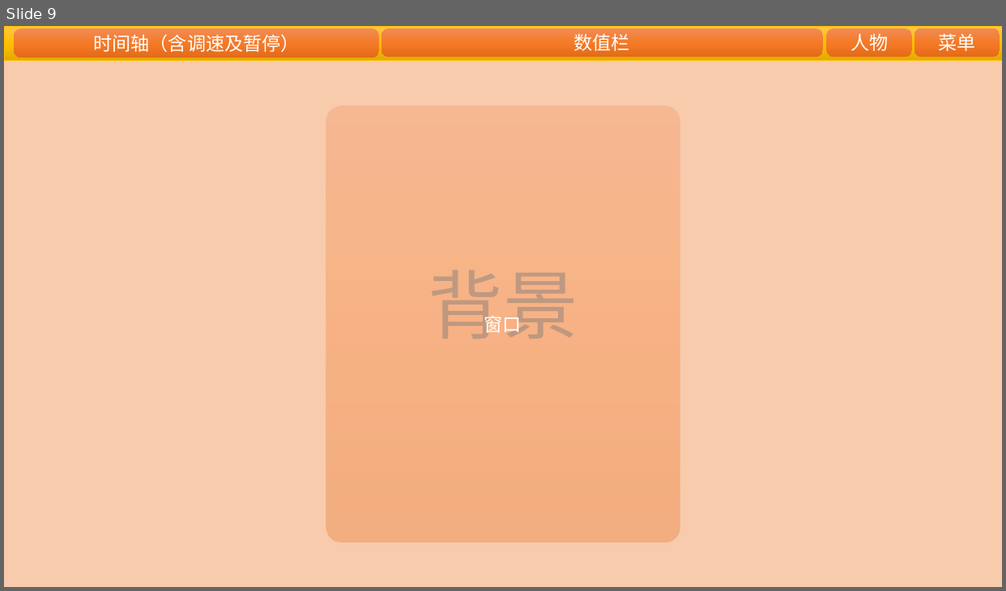
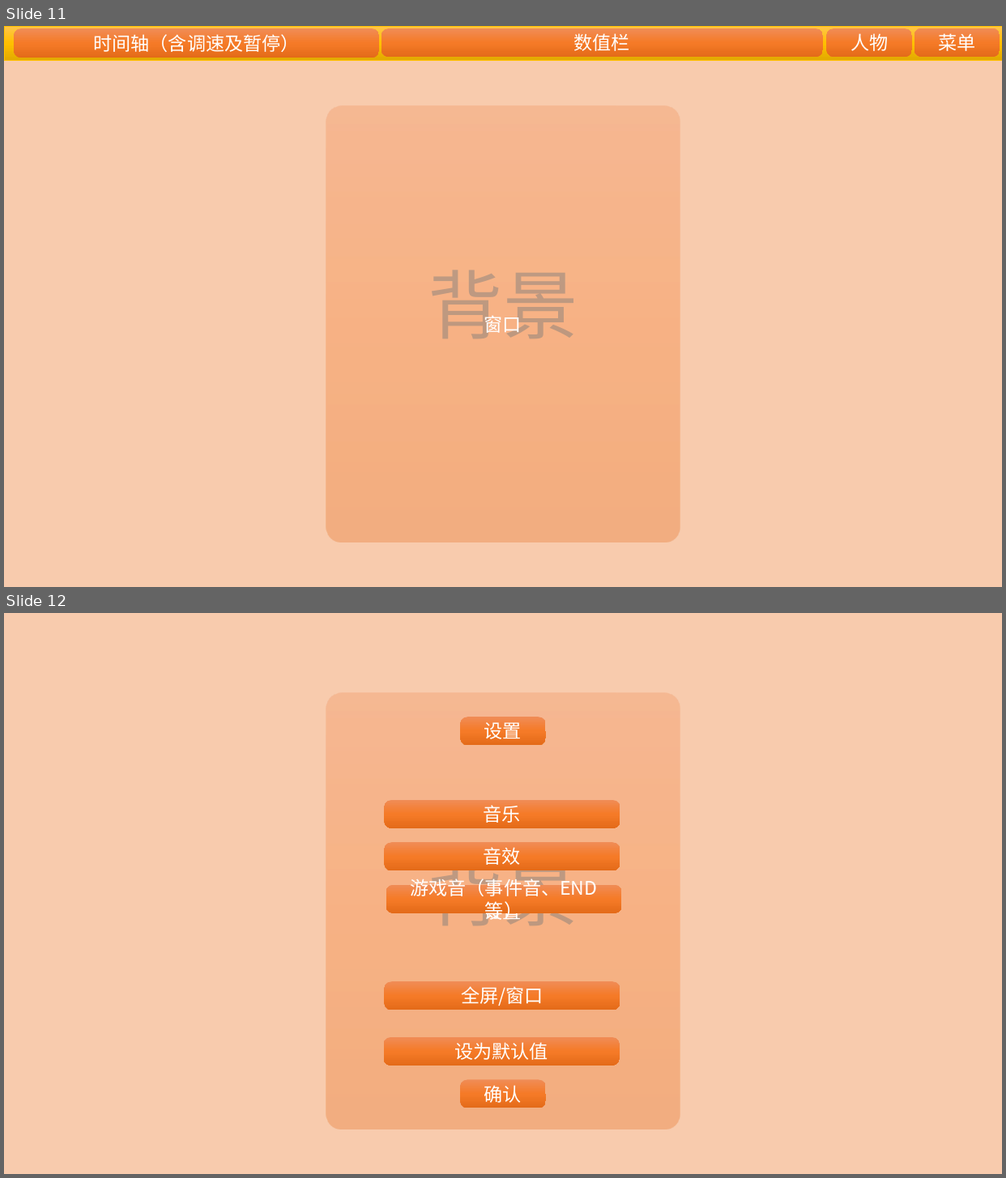
Before and after one commit to CommonAnts/OIASG, a slide deck: docs/界面布局.pptx. Shown one above the other, each under a label of ours: slide 9 before the commit, slides 11 and 12 after it. The pictures are 1006x591 and 1006x1178 pixels, drawn with LibreOffice and Linux fonts; fonts in the diff are those of the drawing. Boxes give left, top, right and bottom in pixels: in the first picture for what was removed or moved away, otherwise in the second. Text is boxed around its words. In the diff, an @@ line names an element or a change of style, - is before the commit and + after.

```diff
--- a/docs/界面布局.pptx
+++ b/docs/界面布局.pptx
@@ slide 12 added at bbox=[4, 613, 1002, 1174], background #F8CBAD @@
@@ rounded rectangle added at bbox=[326, 693, 681, 1130], fill gradient #F18C57 to #F67B28 to #E56C19, 18 pt, text #FFFFFF @@
+设置
@@ rounded rectangle added at bbox=[461, 717, 546, 746], fill gradient #F18C57 to #F67B28 to #E56C19, 18 pt, text #FFFFFF @@
+设置
@@ rounded rectangle added at bbox=[385, 800, 620, 828], fill gradient #F18C57 to #F67B28 to #E56C19, 18 pt, text #FFFFFF @@
+音乐
@@ rounded rectangle added at bbox=[385, 842, 620, 871], fill gradient #F18C57 to #F67B28 to #E56C19, 18 pt, text #FFFFFF @@
+音效
@@ text added at bbox=[428, 847, 578, 935], 72 pt, text #A6A6A6 @@
+背景
@@ rounded rectangle added at bbox=[386, 884, 621, 914], fill gradient #F18C57 to #F67B28 to #E56C19, 18 pt, text #FFFFFF @@
+游戏音（事件音、END等）
@@ rounded rectangle added at bbox=[385, 982, 620, 1011], fill gradient #F18C57 to #F67B28 to #E56C19, 18 pt, text #FFFFFF @@
+全屏/窗口
@@ rounded rectangle added at bbox=[384, 1037, 620, 1066], fill gradient #F18C57 to #F67B28 to #E56C19, 18 pt, text #FFFFFF @@
+设为默认值
@@ rounded rectangle added at bbox=[461, 1080, 546, 1109], fill gradient #F18C57 to #F67B28 to #E56C19, 18 pt, text #FFFFFF @@
+确认
@@ what was slide 9 is now slide 11 @@
```
Also in this commit, not shown: 3 other slides added, 19 other files.
